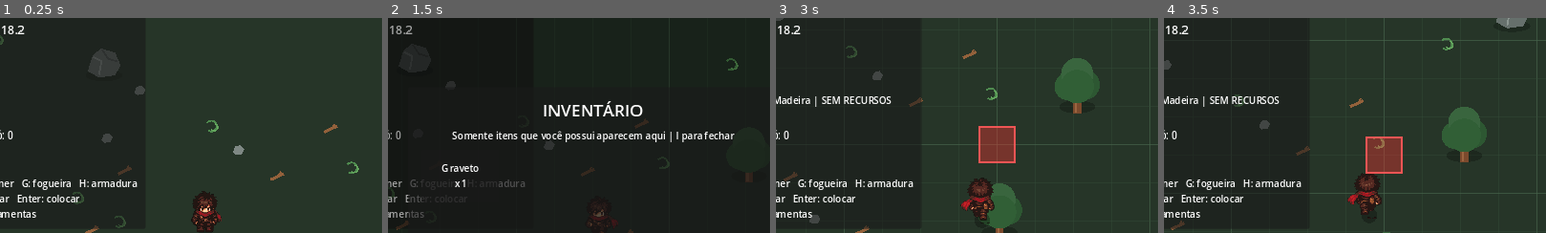
Above: before the commit, frames 1-4 (left to right).
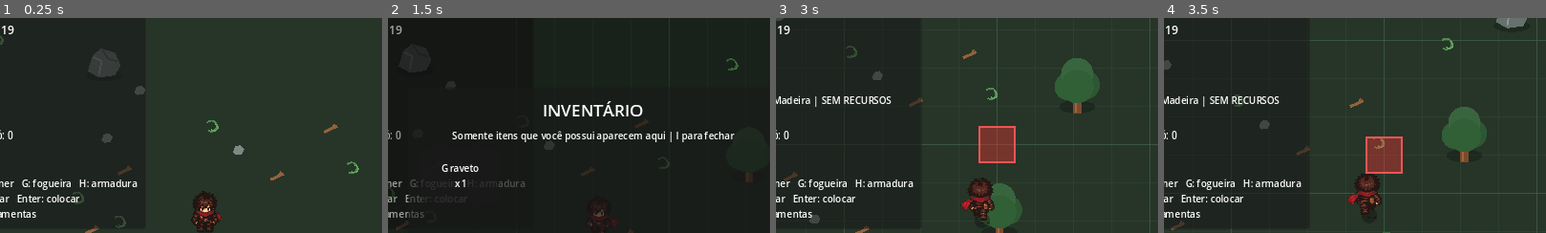
Above: after the commit, the same moments.

Repository: janduyankiingles-ops/Fantasy-Sandbox
Game: Godot game, scene res://scenes/main.tscn
The game is run twice, just before and just after one commit, with the same random seed, the same clock (stepped at 60 frames per second) and the same inputs.
Inputs:
- Up to frame 1 (0.25 s): no input
- Up to frame 2 (1.5 s): tap Enter at 0.5 s; hold D 0.53-1.28 s; hold E 0.53-1.28 s; tap Space at 0.77 s; hold S from 1.28 s (still down); tap I at 1.35 s
- Up to frame 3 (3 s): tap Space at 1.52 s; tap E at 1.55 s; release S at 2.03 s; hold D 2.03-2.78 s; hold E 2.03-2.78 s; tap C at 2.1 s; hold W from 2.78 s (still down); tap B at 2.85 s
- Up to frame 4 (3.5 s): keep holding W; tap Space at 3.02 s; tap E at 3.05 s
The pictures show only the part of the screen within x 23-73%, y 3-53%; the shares and areas given below are measured in that part.

The runs differ from the first frame. In frame 1, 0.1% of the frame differs, in the area x 2-7%, y 3-8%; in frame 2, less than 0.1%; in frame 3, 0.1%; in frame 4, 0.1%.

Commit message:
v0.0.19: bump HUD for modular player prototype

Diff:
--- a/scenes/main.tscn
+++ b/scenes/main.tscn
@@ -52,7 +52,7 @@
 
 [node name="Title" type="Label" parent="HUD/Panel/Margin/VBox"]
 theme_override_font_sizes/font_size = 20
-text = "FANTASY SANDBOX — V0.0.18.2"
+text = "FANTASY SANDBOX — V0.0.19"
 
 [node name="PositionLabel" type="Label" parent="HUD/Panel/Margin/VBox"]
 visible = false
